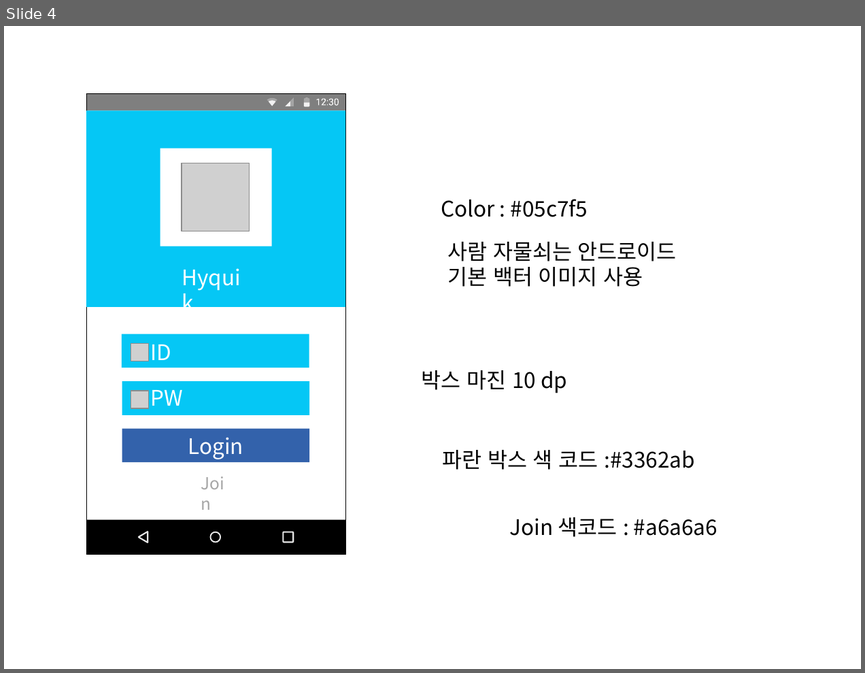
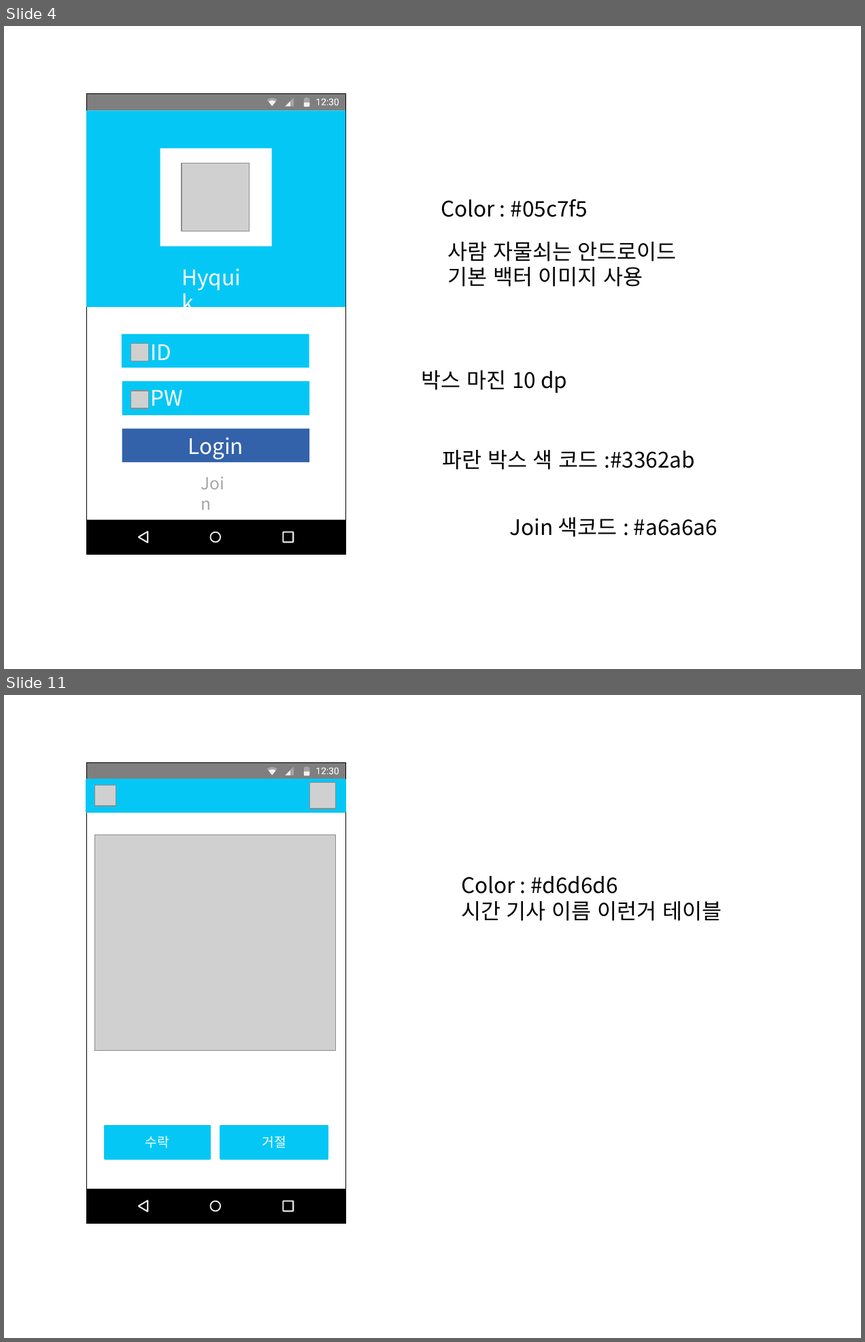
Before and after one commit to wichan7/GradRoject, a slide deck: Resources/고윤태 디자인 지원/디자인.pptx. Shown one above the other, each under a label of ours: slide 4 before the commit, slides 4 and 11 after it; the slides between them are not shown. The pictures are 865x673 and 865x1342 pixels, drawn with LibreOffice and Linux fonts; fonts in the diff are those of the drawing; grey boxes stand for pictures. Boxes give left, top, right and bottom in pixels: in the first picture for what was removed or moved away, otherwise in the second. Text is boxed around its words. In the diff, an @@ line names an element or a change of style, - is before the commit and + after.

```diff
--- a/Resources/고윤태 디자인 지원/디자인.pptx
+++ b/Resources/고윤태 디자인 지원/디자인.pptx
@@ slide 11 added at bbox=[4, 695, 861, 1338], background #FFFFFF @@
@@ rectangle added at bbox=[87, 780, 345, 811], fill #05C7F5, outline #05C7F5 2 pt @@
@@ picture added at bbox=[95, 785, 116, 806] @@
@@ picture added at bbox=[310, 783, 336, 808] @@
@@ picture added at bbox=[95, 834, 336, 1051] @@
@@ text added at bbox=[461, 876, 721, 921], 18 pt, text #000000 @@
+Color : #d6d6d6
+시간 기사 이름 이런거 테이블
@@ rectangle added at bbox=[105, 1126, 209, 1157], fill #05C7F5, outline #05C7F5 2 pt, 11 pt, text #FFFFFF @@
+수락
@@ rectangle added at bbox=[221, 1126, 327, 1157], fill #05C7F5, outline #05C7F5 2 pt, 11 pt, text #FFFFFF @@
+거절
@@ group added at bbox=[86, 763, 345, 1223]: 10 freeform shapes, 3 rectangles @@
```
Also in this commit, not shown: 6 other slides added, 3 slides removed, 12 other files.
